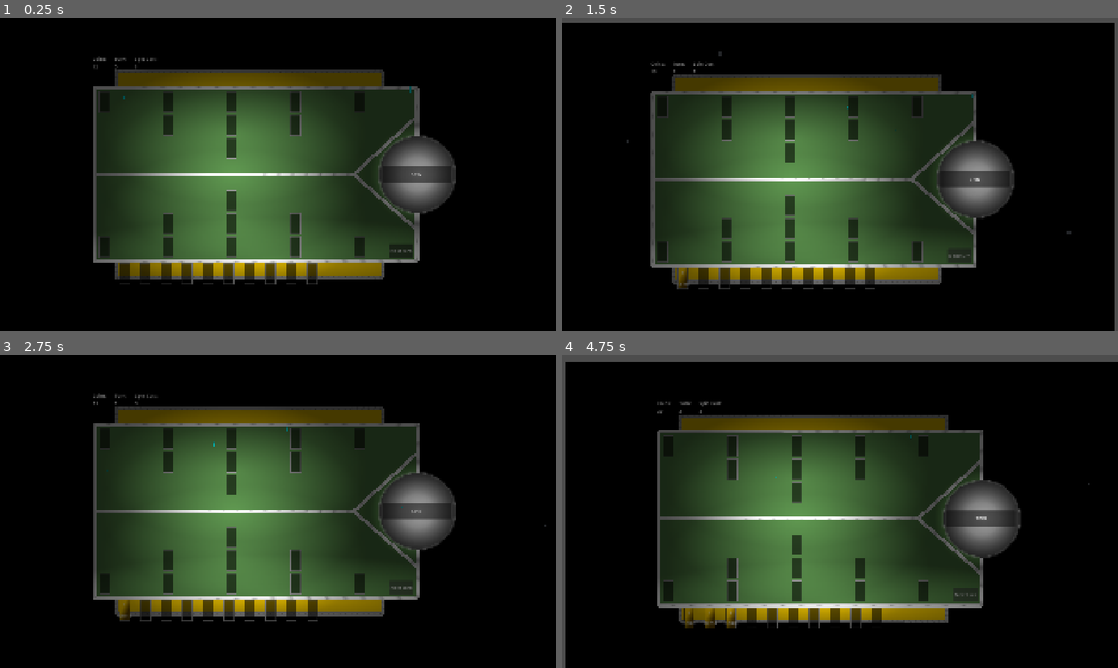
Above: before the commit, frames 1-4 (two rows, left to right).
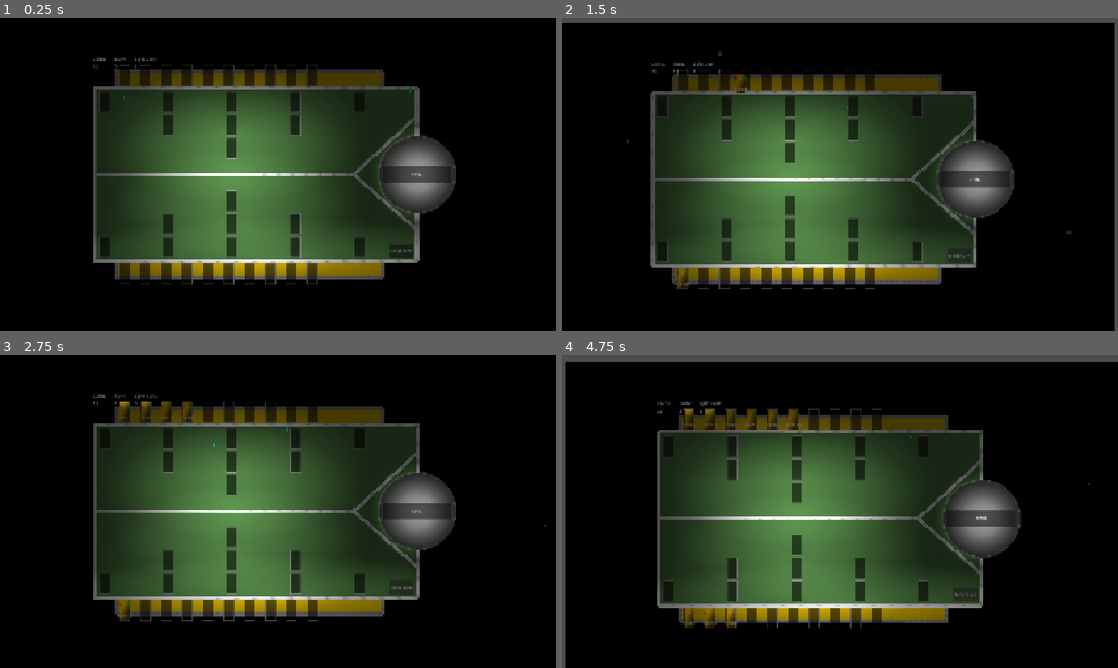
Above: after the commit, the same moments.

Repository: ArmanKianian/Untitled
Game: Godot game, scene res://scenes/game.tscn
Same seed, same stepped clock (60 frames per second), same inputs: the game is played once before the commit and once after it.
Inputs:
- Up to frame 1 (0.25 s): no input
- Up to frame 2 (1.5 s): click "SPIN" at 0.5 s; click "Next turn" at 1.25 s
- Up to frame 3 (2.75 s): click "Next turn" at 2 s
- Up to frame 4 (4.75 s): click "SPIN" at 2.75 s; click "SPIN" at 3.5 s; click "Next turn" at 4.25 s

The runs differ from the first frame. In frame 1, 1.0% of the frame differs, in the area x 21-58%, y 14-22%; in frame 2, 1.0%; in frame 3, 1.0%; in frame 4, 1.1%, in the area x 21-58%, y 17-86%.

Commit message:
Enemy
Now we have an enemy, enemy does not do anything right now, only, each turn enemy spins cards, and cards being added into enemy's inventory

Diff:
--- a/scenes/card.tscn
+++ b/scenes/card.tscn
@@ -23,6 +23,12 @@
 width = 32
 height = 68
 fill_to = Vector2(1, 1)
+
+[sub_resource type="LabelSettings" id="LabelSettings_yw4vu"]
+font_color = Color(0.98039216, 0, 0.06666667, 1)
+
+[sub_resource type="LabelSettings" id="LabelSettings_8nxoa"]
+font_color = Color(0, 1, 0, 1)
 
 [node name="Card" type="Node2D" unique_id=1222866304]
 script = ExtResource("1_d81rb")
@@ -55,11 +61,34 @@
 grow_horizontal = 2
 grow_vertical = 2
 
-[node name="Level" type="Label" parent="Card/VBoxContainer" unique_id=1165069153]
+[node name="HBoxContainer" type="HBoxContainer" parent="Card/VBoxContainer" unique_id=196588101]
 layout_mode = 2
-size_flags_horizontal = 4
+size_flags_vertical = 3
+alignment = 1
+
+[node name="Damage" type="Label" parent="Card/VBoxContainer/HBoxContainer" unique_id=497807791]
+layout_mode = 2
+size_flags_horizontal = 6
 size_flags_vertical = 6
 text = "1"
+label_settings = SubResource("LabelSettings_yw4vu")
+horizontal_alignment = 1
+vertical_alignment = 1
+
+[node name="Level" type="Label" parent="Card/VBoxContainer/HBoxContainer" unique_id=1165069153]
+layout_mode = 2
+size_flags_horizontal = 6
+size_flags_vertical = 6
+text = "1"
+horizontal_alignment = 1
+vertical_alignment = 1
+
+[node name="Health" type="Label" parent="Card/VBoxContainer/HBoxContainer" unique_id=768959155]
+layout_mode = 2
+size_flags_horizontal = 6
+size_flags_vertical = 6
+text = "1"
+label_settings = SubResource("LabelSettings_8nxoa")
 horizontal_alignment = 1
 vertical_alignment = 1
 
--- a/scenes/game.tscn
+++ b/scenes/game.tscn
@@ -280,7 +280,13 @@
 text = "Next turn"
 
 [node name="inventory" type="Node2D" parent="." unique_id=2128222662]
+
+[node name="player_inventory" type="Node2D" parent="inventory" unique_id=1234125930]
 script = ExtResource("3_lnu2h")
+
+[node name="enemy_inventory" type="Node2D" parent="inventory" unique_id=1019144622]
+script = ExtResource("3_lnu2h")
+slot_position = Vector2(-530, -342)
 
 [node name="war_square" type="Node2D" parent="." unique_id=246498192]
 script = ExtResource("5_iywne")
@@ -290,6 +296,10 @@
 [node name="player_square" type="Node2D" parent="war_square" unique_id=399775970]
 
 [node name="cards" type="Node2D" parent="." unique_id=1345714107]
+
+[node name="enemy_cards" type="Node2D" parent="cards" unique_id=734597135]
+
+[node name="player_cards" type="Node2D" parent="cards" unique_id=2115140470]
 
 [node name="Lightings" type="Node2D" parent="." unique_id=388862978]
 
@@ -335,13 +345,15 @@
 energy = 0.5
 texture = SubResource("GradientTexture2D_8nxoa")
 
-[node name="card_place" type="AudioStreamPlayer" parent="." unique_id=1889623333]
+[node name="Audios" type="Node" parent="." unique_id=1854606385]
+
+[node name="card_place" type="AudioStreamPlayer" parent="Audios" unique_id=1889623333]
 stream = SubResource("AudioStreamRandomizer_yw4vu")
 
-[node name="card_pick" type="AudioStreamPlayer" parent="." unique_id=1753782895]
+[node name="card_pick" type="AudioStreamPlayer" parent="Audios" unique_id=1753782895]
 stream = SubResource("AudioStreamRandomizer_8nxoa")
 
-[node name="card_drag" type="AudioStreamPlayer" parent="." unique_id=1257906305]
+[node name="card_drag" type="AudioStreamPlayer" parent="Audios" unique_id=1257906305]
 stream = SubResource("AudioStreamRandomizer_3hxyd")
 
 [connection signal="pressed" from="UI/Spin_Button" to="." method="_on_spin_button_pressed"]
--- a/scripts/card.gd
+++ b/scripts/card.gd
@@ -4,17 +4,22 @@
 
 @onready var card_particles: CPUParticles2D = $Card_Particles
 
-@onready var card_place: AudioStreamPlayer = $"../../card_place"
-@onready var card_pick: AudioStreamPlayer = $"../../card_pick"
-@onready var card_drag: AudioStreamPlayer = $"../../card_drag"
+@onready var card_place: AudioStreamPlayer = $"../../../Audios/card_place"
+@onready var card_pick: AudioStreamPlayer = $"../../../Audios/card_pick"
+@onready var card_drag: AudioStreamPlayer = $"../../../Audios/card_drag"
 
-@onready var camera: Camera2D = $"../../Camera2D"
+@onready var camera: Camera2D = $"../../../Camera2D"
 
-@onready var player_square: Node2D = $"../../war_square/player_square"
-@onready var inventory: Node2D = $"../../inventory"
-@onready var Level: Label = $Card/VBoxContainer/Level
+@onready var player_square: Node2D = $"../../../war_square/player_square"
+@onready var player_inventory: Node2D = $"../../../inventory/player_inventory"
+@onready var inventory: Node2D
+@onready var enemy_inventory: Node2D = $"../../../inventory/enemy_inventory"
+@onready var Level: Label = $Card/VBoxContainer/HBoxContainer/Level
+@onready var Health: Label = $Card/VBoxContainer/HBoxContainer/Health
+@onready var Damage: Label = $Card/VBoxContainer/HBoxContainer/Damage
 @onready var Type: Label = $Card/VBoxContainer/Type
-
+var health
+var damage
 var level
 var type
 
@@ -27,6 +32,7 @@
 
 var is_on_slot = false
 
+var is_played = false
 
 # --- shake ---
 var shake_intensity: float = 0.0
@@ -41,6 +47,8 @@
 
 func _ready() -> void:
 	card_pick.play()
+	Health.text = str(health)
+	Damage.text = str(damage)
 	Level.text = str(level)
 	Type.text = str(type)
 	# Connect every slot area signals for knowing when card is inside slot
@@ -57,7 +65,7 @@
 	add_card_to_inventory()
 
 func _process(delta: float) -> void:
-	if card.get_rect().has_point(get_local_mouse_position()) and is_dragged == false:
+	if card.get_rect().has_point(get_local_mouse_position()) and is_dragged == false and inventory ==  player_inventory:
 		rotation_degrees = -5
 	else:
 		rotation_degrees = 0
@@ -81,6 +89,8 @@
 		card.offset = lerp(card.offset, Vector2.ZERO, 10.5 * delta)
 
 func _input(event: InputEvent) -> void:
+	if inventory !=  player_inventory:
+		return
 	# when card is dragged
 	if event.is_action_pressed("LMB") and card.get_rect().has_point(get_local_mouse_position()):
 		mouse_offset = get_local_mouse_position()
--- a/scripts/game.gd
+++ b/scripts/game.gd
@@ -4,9 +4,13 @@
 
 @onready var camera: Camera2D = $Camera2D
 
-@onready var inventory: Node2D = $inventory
-@onready var cards: Node2D = $cards
+@onready var player_inventory: Node2D = $inventory/player_inventory
+@onready var enemy_inventory: Node2D = $inventory/enemy_inventory
+@onready var player_cards: Node2D = $cards/player_cards
+@onready var enemy_cards: Node2D = $cards/enemy_cards
 @onready var spinning_wheel: Node2D = $Spinning_Wheel
+
+@onready var enemy_square: Node2D = $war_square/enemy_square
 
 @onready var spin_cost: Label = $UI/GridContainer/spin_cost
 @onready var turn: Label = $UI/GridContainer/turn
@@ -17,7 +21,12 @@
 @export var turn_spin_cost = 3
 @export var spin_cost_gain = 1
 
+var enemy_coin = 12
+var enemy_spin_cost = 3
+
 func _ready() -> void:
+	enemy_coin = start_coin
+	enemy_spin_cost = turn_spin_cost
 	coin.text = str(start_coin)
 
 func _on_end_turn_button_pressed() -> void:
@@ -26,20 +35,57 @@
 	turn.text = str(int(turn.text) + 1)
 	coin.text = str(int(coin.text) + turn_coin_gain)
 
+	enemy_move()
+
 func _on_spin_button_pressed() -> void:
 	camera.screen_shake(8, 0.2)
 	if int(coin.text) >= int(spin_cost.text):
-		if add_card():
+		if add_card(player_cards, player_inventory):
 			coin.text = str(int(coin.text) - int(spin_cost.text))
 			spin_cost.text = str(int(spin_cost.text) + spin_cost_gain)
 
-func add_card():
-	for child in inventory.get_children():
+func add_card(owner, owner_inventory):
+	for child in owner_inventory.get_children():
 		if child.item == null:
 			var chosen = spinning_wheel.spin()
 			var card = CARD.instantiate()
+			card.inventory = owner_inventory
 			card.type = chosen["name"]
 			card.level = chosen["level"]
-			cards.add_child(card)
+			card.health = chosen["health"]
+			card.damage = chosen["damage"]
+			owner.add_child(card)
 			return true
 	print("inventory is full!")
+
+func enemy_move():
+	while enemy_coin >= enemy_spin_cost:
+		if add_card(enemy_cards, enemy_inventory):
+			enemy_coin -= enemy_spin_cost
+			enemy_spin_cost += spin_cost_gain
+		else:
+			break
+	enemy_coin += turn_coin_gain
+	enemy_spin_cost = turn_spin_cost
+
+	#var enemy_square_slot_count = enemy_square.get_child_count()
+	#var enemy_square_slots = enemy_square.get_children()
+	#var enemy_card_count = enemy_cards.get_child_count()
+	#for i in range(enemy_square_slot_count):
+		#if enemy_card_count <= 0:
+			#return
+		#enemy_card_count = enemy_cards.get_child_count()
+		#var a = enemy_square_slots[enemy_square_slot_count-i-1].position
+		#var max = -1
+		#var chosen
+		#for card in enemy_cards.get_children():
+			#if card.is_played == false:
+				#print(card.health + card.damage)
+				#if card.health + card.damage > max:
+					#max = card.health + card.damage
+					#chosen = card
+			#else:
+				#enemy_card_count -= 1
+		## print(chosen.position)
+		#if chosen:
+			#chosen.is_played = true
--- a/scripts/spinning_wheel.gd
+++ b/scripts/spinning_wheel.gd
@@ -1,23 +1,17 @@
 extends Node2D
-
-const CARD = preload("uid://dlsbf8fn82egx")
-@onready var cards: Node2D = $"../cards"
-@onready var cards_inventory: Node2D = $"../inventory"
-@onready var coin: Label = $"../UI/GridContainer/coin"
-@onready var spin_cost: Label = $"../UI/GridContainer/spin_cost"
 
 # wheel items with chance of getting
 var items: Array = [
-	{"name": "Item1", "level": 1, "chance": 10.0},
-	{"name": "Item2", "level": 1, "chance": 10.0},
-	{"name": "Item3", "level": 1, "chance": 10.0},
-	{"name": "Item4", "level": 1, "chance": 10.0},
-	{"name": "Item5", "level": 1, "chance": 10.0},
-	{"name": "Item6", "level": 1, "chance": 10.0},
-	{"name": "Item7", "level": 1,"chance": 10.0},
-	{"name": "Item8", "level": 1, "chance": 10.0},
-	{"name": "Item9", "level": 1,"chance": 10.0},
-	{"name": "Item10", "level": 1, "chance": 10.0},
+	{"name": "Item1", "level": 1, "damage": 2, "health": 3, "chance": 10.0},
+	{"name": "Item2", "level": 1, "damage": 1, "health": 1, "chance": 10.0},
+	{"name": "Item3", "level": 1, "damage": 2, "health": 1, "chance": 10.0},
+	{"name": "Item4", "level": 1, "damage": 1, "health": 2, "chance": 10.0},
+	{"name": "Item5", "level": 1, "damage": 3, "health": 1, "chance": 10.0},
+	{"name": "Item6", "level": 1, "damage": 1, "health": 3, "chance": 10.0},
+	{"name": "Item7", "level": 1, "damage": 3, "health": 2, "chance": 10.0},
+	{"name": "Item8", "level": 1, "damage": 4, "health": 1, "chance": 10.0},
+	{"name": "Item9", "level": 1, "damage": 1, "health": 4, "chance": 10.0},
+	{"name": "Item10", "level": 1, "damage": 3, "health": 3, "chance": 10.0},
 ]
 
 func spin():
@@ -37,9 +31,3 @@
 		if random_chance <= 0:
 			return item
 	return items[0]
-
-func add_card(type, level):
-	var card = CARD.instantiate()
-	card.type = type
-	card.level = level
-	cards.add_child(card)
